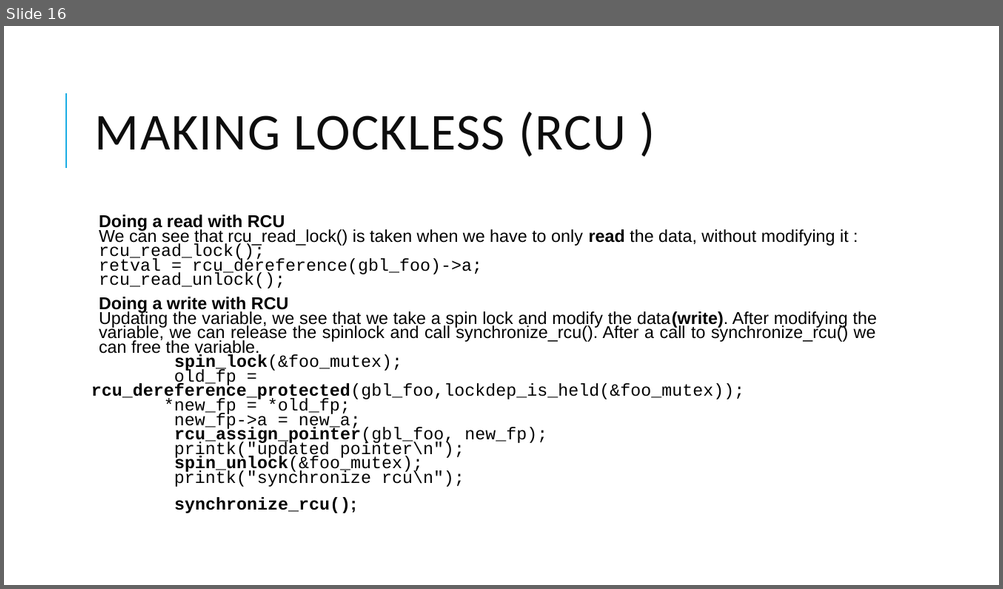
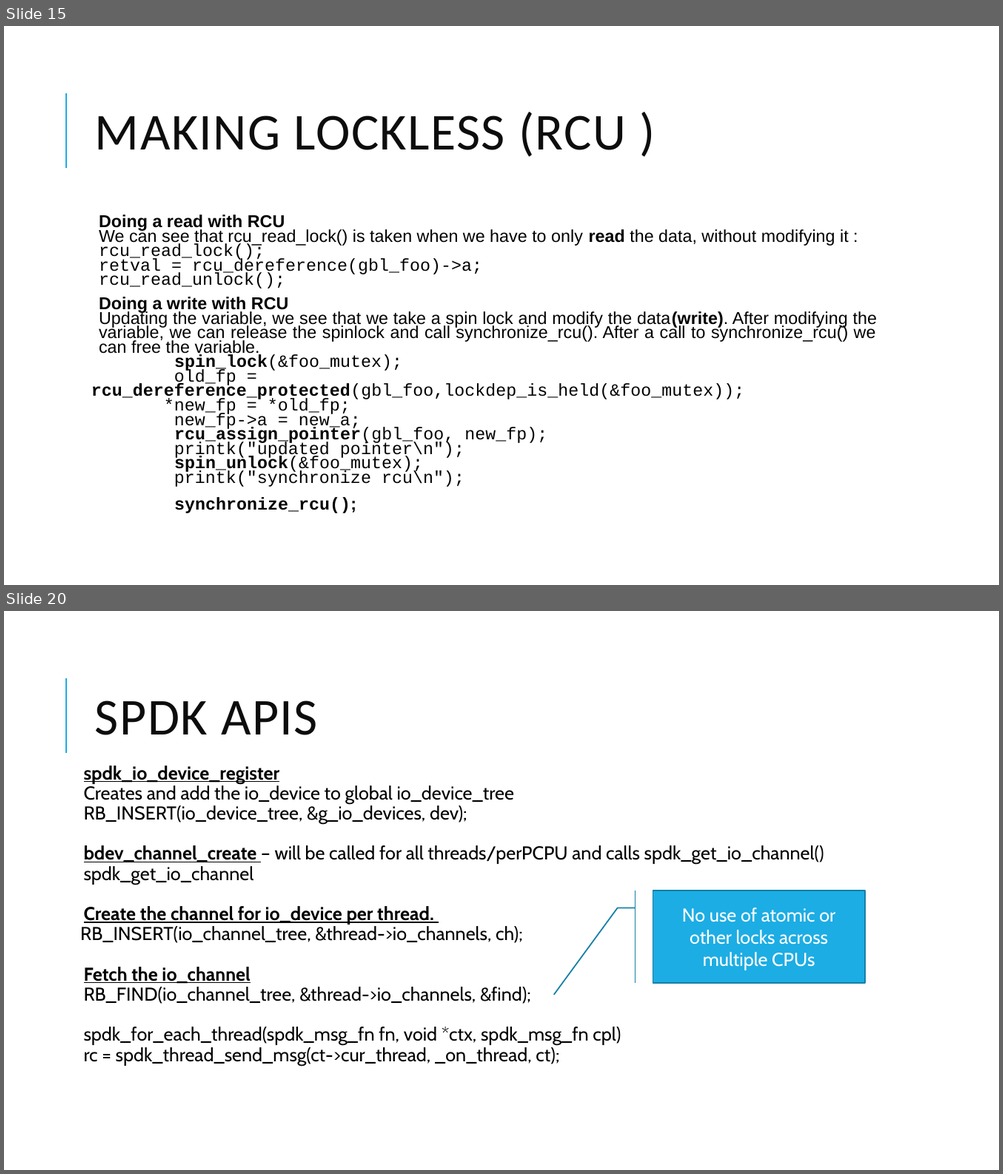
Before and after one commit to kundanthebest/osi2022, a slide deck: locking_presentation.pptx. Shown one above the other, each under a label of ours: slide 16 before the commit, slides 15 and 20 after it; the slides between them are not shown. The pictures are 1003x589 and 1003x1174 pixels, drawn with LibreOffice and Linux fonts; fonts in the diff are those of the drawing. Boxes give left, top, right and bottom in pixels: in the first picture for what was removed or moved away, otherwise in the second. Text is boxed around its words. In the diff, an @@ line names an element or a change of style, - is before the commit and + after.

```diff
--- a/locking_presentation.pptx
+++ b/locking_presentation.pptx
@@ slide 20 added at (4, 611, 999, 1170), background #FFFFFF; not listed: 1 template element that a slide beside it also shows @@
@@ title added at (95, 701, 317, 735), 50 pt, text #0D0D0D @@
+SPDK APIS
@@ text added at (80, 766, 824, 1066), 18 pt, text #000000 @@
+  spdk_io_device_register
+  Creates and add the io_device to global io_device_tree
+  RB_INSERT(io_device_tree, &g_io_devices, dev);
+  bdev_channel_create – will be called for all threads/perPCPU and calls spdk_get_io_channel()
+  spdk_get_io_channel
+  Create the channel for io_device per thread.
+RB_INSERT(io_channel_tree, &thread->io_channels, ch);
+  Fetch the io_channel
+  RB_FIND(io_channel_tree, &thread->io_channels, &find);
+  spdk_for_each_thread(spdk_msg_fn fn, void *ctx, spdk_msg_fn cpl)
+  rc = spdk_thread_send_msg(ct->cur_thread, _on_thread, ct);
@@ accent border callout added at (652, 891, 865, 983), fill #1CADE4, outline #1580A9 1.25 pt, 18 pt, text #FFFFFF @@
+No use of atomic or other locks across multiple CPUs
@@ what was slide 16 is now slide 15 @@
```
Also in this commit, not shown: 7 slides changed, 1 slide removed.
